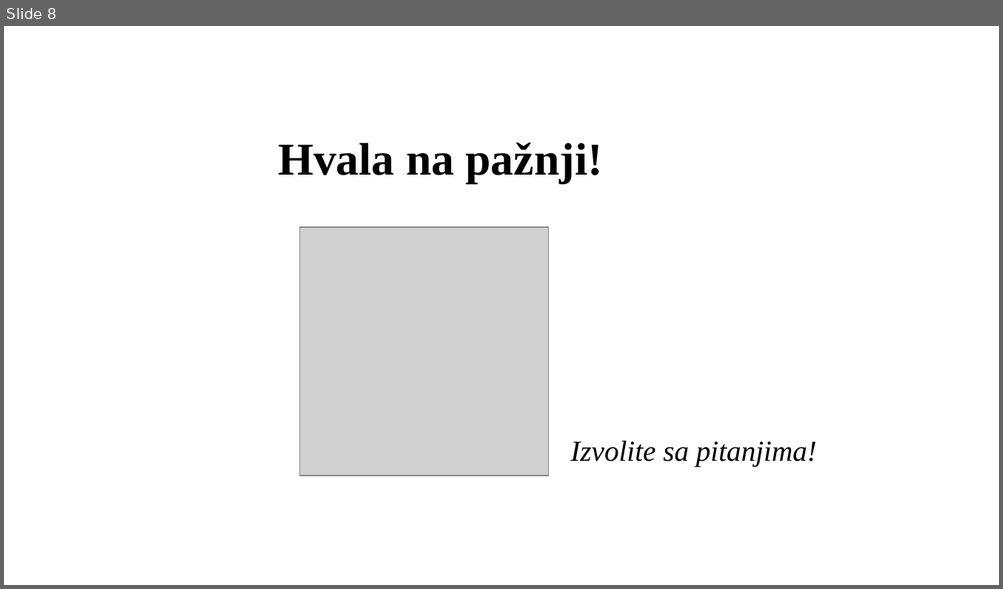
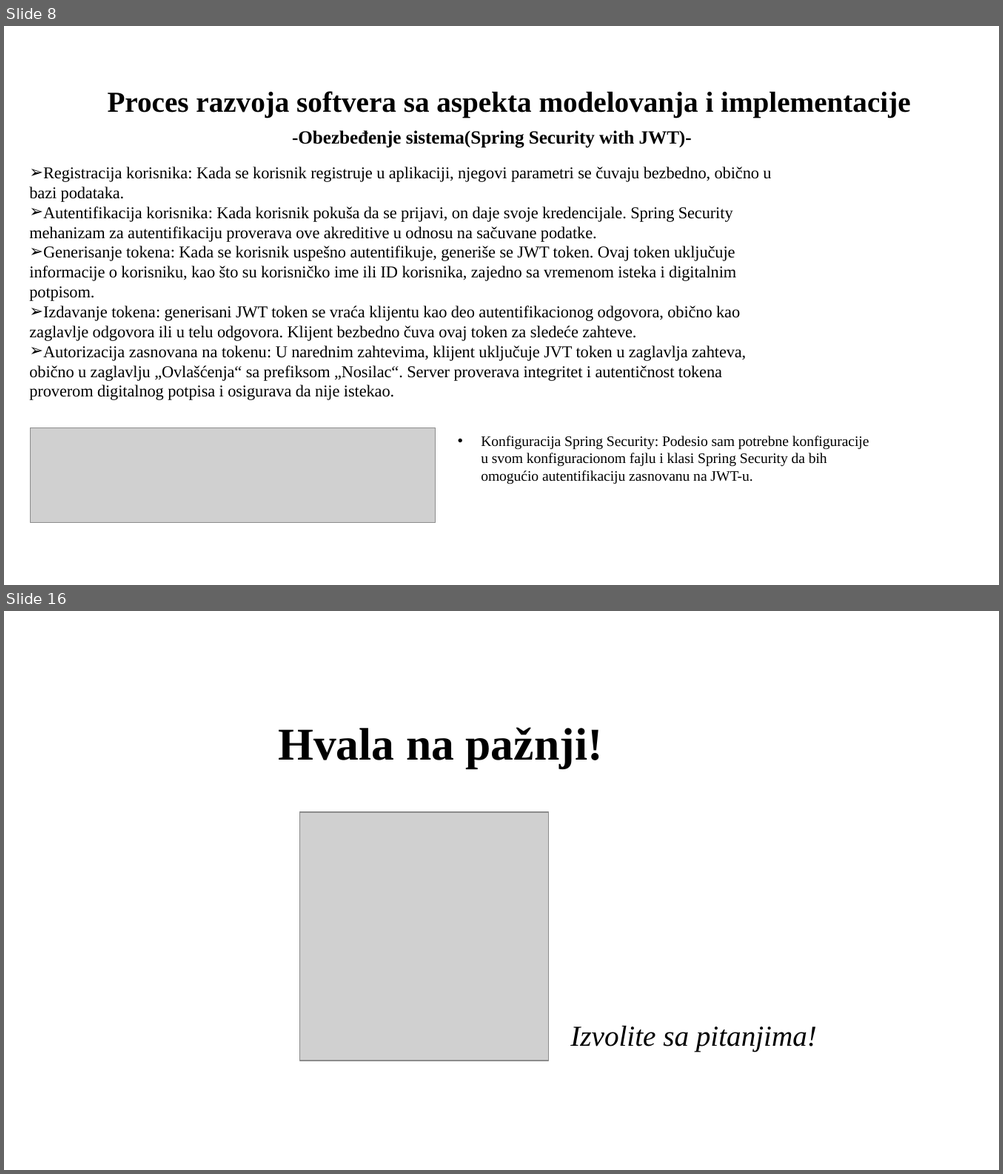
Before and after one commit to Pedja1201/ProjectBrandy_springboot-angular, a slide deck: Specification and Modeling/PredragRadak-Presentation.pptx. Shown one above the other, each under a label of ours: slide 8 before the commit, slides 8 and 16 after it; the slides between them are not shown. The pictures are 1003x589 and 1003x1174 pixels, drawn with LibreOffice and Linux fonts; fonts in the diff are those of the drawing; grey boxes stand for pictures; background and template pictures are left out. Boxes give left, top, right and bottom in pixels: in the first picture for what was removed or moved away, otherwise in the second. Text is boxed around its words. In the diff, an @@ line names an element or a change of style, - is before the commit and + after.

```diff
--- a/Specification and Modeling/PredragRadak-Presentation.pptx
+++ b/Specification and Modeling/PredragRadak-Presentation.pptx
@@ slide 8 added at (4,26,999,585), background picture (left out) @@
@@ title added at (108,91,910,117), 28 pt, text #000000, bold @@
+Proces razvoja softvera sa aspekta modelovanja i implementacije
@@ text added at (292,130,691,148), 18 pt, text #000000, bold @@
+  -Obezbeđenje sistema(Spring Security with JWT)-
@@ text added at (29,167,771,400), 16 pt, text #000000 @@
+➢ Registracija korisnika: Kada se korisnik registruje u aplikaciji, njegovi parametri se čuvaju bezbedno, obično u bazi podataka.
+➢ Autentifikacija korisnika: Kada korisnik pokuša da se prijavi, on daje svoje kredencijale. Spring Security mehanizam za autentifikaciju proverava ove akreditive u odnosu na sačuvane podatke.
+➢ Generisanje tokena: Kada se korisnik uspešno autentifikuje, generiše se JWT token. Ovaj token uključuje informacije o korisniku, kao što su korisničko ime ili ID korisnika, zajedno sa vremenom isteka i digitalnim potpisom.
+➢ Izdavanje tokena: generisani JWT token se vraća klijentu kao deo autentifikacionog odgovora, obično kao zaglavlje odgovora ili u telu odgovora. Klijent bezbedno čuva ovaj token za sledeće zahteve.
+➢ Autorizacija zasnovana na tokenu: U narednim zahtevima, klijent uključuje JVT token u zaglavlja zahteva, obično u zaglavlju „Ovlašćenja“ sa prefiksom „Nosilac“. Server proverava integritet i autentičnost tokena proverom digitalnog potpisa i osigurava da nije istekao.
@@ picture added at (30,429,435,524) @@
@@ text added at (481,436,869,485), 14 pt, text #000000 @@
+• Konfiguracija Spring Security: Podesio sam potrebne konfiguracije u svom konfiguracionom fajlu i klasi Spring Security da bih omogućio autentifikaciju zasnovanu na JWT-u.
@@ what was slide 8 is now slide 16 @@
```
Also in this commit, not shown: 5 slides changed, 9 other slides added, 2 slides removed.
